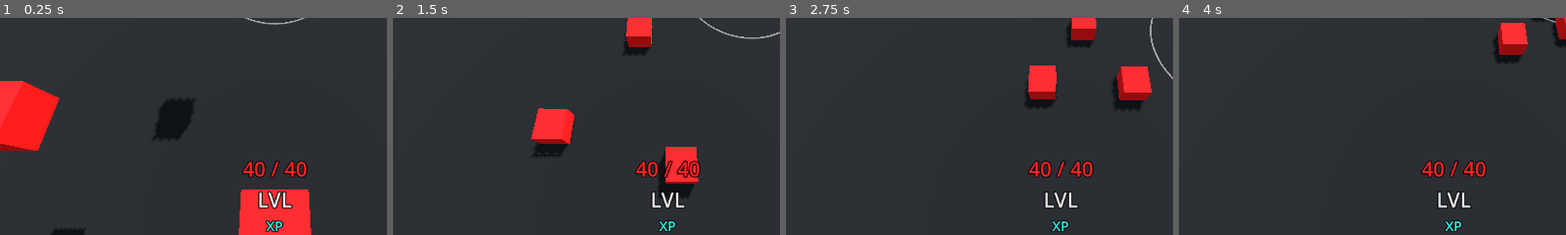
Above: before the commit, frames 1-4 (left to right).
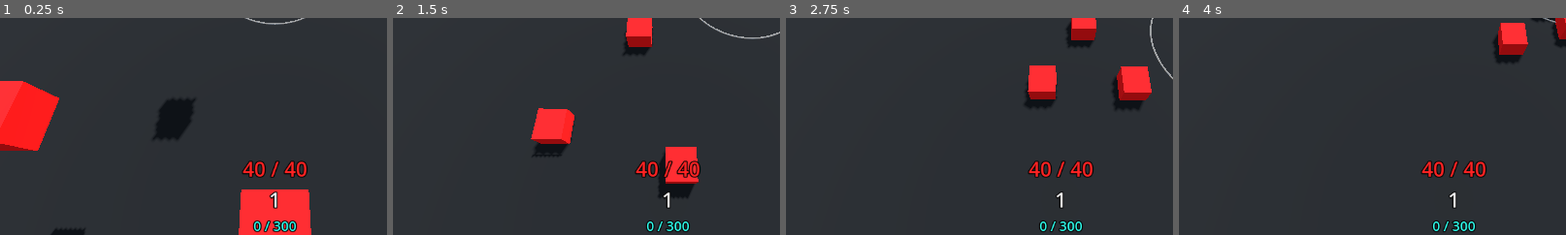
Above: after the commit, the same moments.

Repository: KamPit0605/gdc-project--dice-challenge
Game: Godot game, scene res://Scenes/prototype.tscn
The game is run twice, just before and just after one commit, with the same random seed, the same clock (stepped at 60 frames per second) and the same inputs.
Inputs (mouse positions are % of the whole screen's width and height, from its top left):
- Up to frame 1 (0.25 s): no input
- Up to frame 2 (1.5 s): tap Enter (ui_accept) at 0.5, 0.77 s; move the mouse to (72, 45) at 0.52 s; hold D (Move_Right) 0.53-1.28 s; click (72, 45) at 0.6 s; move the mouse to (30, 55) at 1.27 s; hold S (Move_Backward) from 1.28 s (still down); tap Z (Auto_Attack) at 1.35 s
- Up to frame 3 (2.75 s): tap Enter (ui_accept) at 1.52 s; move the mouse to (60, 28) at 2.02 s; release S (Move_Backward) at 2.03 s; hold D (Move_Right) from 2.03 s (still down); click (60, 28) at 2.1 s
- Up to frame 4 (4 s): move the mouse to (45, 70) at 2.77 s; release D (Move_Right) at 2.78 s; hold W (Move_Forward) 2.78-3.53 s; tap Z (Auto_Attack) at 2.85 s; tap Enter (ui_accept) at 3.02, 3.77 s; move the mouse to (80, 65) at 3.52 s; hold A (Move_Left) from 3.53 s (still down); click (80, 65) at 3.6 s
The pictures show only the part of the screen within x 15-64%, y 50-100%; the shares and areas given below are measured in that part.

The runs differ from the first frame. In frame 1, 1.0% of the frame differs, in the area x 65-77%, y 79-99%; in frame 2, 0.8%; in frame 3, 0.8%; in frame 4, 0.8%.

Commit message:
2026-3-23 | XP and Level Implemented
XP has been implemented

Enemies have XP to give after death

UI for Leveling and XP is now implemented

GlobalPlayerScript gdscript had a massive overhaul
 - PlayerXP and Leveling XP are added variables
 - There's a quota variable for XP
 - There's a boolean for giving Player some health
 - functions for leveling up and Player level changing

Player's "Health" function is now utilized and altered with referenced to the GlobalPlayerScript.

Level Up Text (and Timer) is added to the Player Node & script

Diff:
--- a/Characters/Player/player_dice.tscn
+++ b/Characters/Player/player_dice.tscn
@@ -164,6 +164,18 @@
 [node name="DamageCooldown" type="Timer" parent="." unique_id=854988240]
 wait_time = 0.1
 
+[node name="Text" type="Node" parent="." unique_id=1145853234]
+
+[node name="LevelUpText" type="Label3D" parent="Text" unique_id=1589136182]
+transform = Transform3D(1, 0, 0, 0, 0.49999997, 0.86602545, 0, -0.86602545, 0.49999997, 0, 2, 0)
+visible = false
+modulate = Color(0.15686275, 0.83137256, 0.78039217, 1)
+text = "LEVEL UP"
+font_size = 100
+
+[node name="TextCountdown" type="Timer" parent="Text" unique_id=953081442]
+wait_time = 2.0
+
 [connection signal="area_entered" from="PlayerTrigger" to="." method="_on_player_trigger_area_entered"]
 [connection signal="area_exited" from="PlayerTrigger" to="." method="_on_player_trigger_area_exited"]
 [connection signal="area_entered" from="Attacking/AttackTrigger" to="." method="_on_attack_trigger_area_entered"]
--- a/Scenes/prototype.tscn
+++ b/Scenes/prototype.tscn
@@ -218,14 +218,28 @@
 [node name="DamageCooldown" type="Timer" parent="PlayerDice" unique_id=541043245]
 wait_time = 0.1
 
-[node name="Timers" type="Node" parent="." unique_id=1503358901]
-
-[node name="SpawnerCooldown" type="Timer" parent="Timers" unique_id=561025002]
+[node name="Text" type="Node3D" parent="PlayerDice" unique_id=1061698346]
+
+[node name="LevelUpText" type="Label3D" parent="PlayerDice/Text" unique_id=695362746]
+transform = Transform3D(1, 0, 0, 0, 0.49999997, 0.86602545, 0, -0.86602545, 0.49999997, 0, 2, 0)
+visible = false
+modulate = Color(0.15686275, 0.83137256, 0.78039217, 1)
+text = "LEVEL UP"
+font_size = 100
+
+[node name="TextCountdown" type="Timer" parent="PlayerDice/Text" unique_id=1527374984]
+wait_time = 2.0
+
+[node name="Timers" type="Node" parent="PlayerDice" unique_id=1503358901]
+
+[node name="SpawnerCooldown" type="Timer" parent="PlayerDice/Timers" unique_id=561025002]
 autostart = true
 
 [node name="Globals" type="Node" parent="." unique_id=1647484007]
 
 [node name="EnemySpawning" type="Node" parent="Globals" unique_id=1794180242]
+
+[node name="PlayerScript" type="Node" parent="Globals" unique_id=857733540]
 
 [node name="Enemy Spawner" parent="." unique_id=1095715711 node_paths=PackedStringArray("targetPlayer", "TopPositionMarker", "BottomPositionMarker", "TopMidReset", "BottomMidReset") instance=ExtResource("3_6koui")]
 targetPlayer = NodePath("../PlayerDice")
@@ -246,4 +260,5 @@
 [connection signal="timeout" from="PlayerDice/Attacking/Attacking" to="PlayerDice" method="_on_attacking_timeout"]
 [connection signal="timeout" from="PlayerDice/Attacking/AttackCooldown" to="PlayerDice" method="_on_attack_cooldown_timeout"]
 [connection signal="timeout" from="PlayerDice/DamageCooldown" to="PlayerDice" method="_on_damage_cooldown_timeout"]
-[connection signal="timeout" from="Timers/SpawnerCooldown" to="Globals/EnemySpawning" method="_on_spawner_cooldown_timeout"]
+[connection signal="timeout" from="PlayerDice/Text/TextCountdown" to="PlayerDice" method="_on_text_countdown_timeout"]
+[connection signal="timeout" from="PlayerDice/Timers/SpawnerCooldown" to="Globals/EnemySpawning" method="_on_spawner_cooldown_timeout"]
--- a/Scripts/Enemy/enemy_low_dice.gd
+++ b/Scripts/Enemy/enemy_low_dice.gd
@@ -11,6 +11,10 @@
 var PlayerAttackTrigger: bool = false #entered player's Area3D
 var DamageCooldown: bool = false
 var DamageCooldownF: float = 0.5
+
+#--XP--
+var XP: int = 60
+
 #--MOVEMENT--
 var SPEED = 3.0
 
@@ -74,6 +78,8 @@
 
 func _Health():
 	if Health <= 0:
+		GlobalPlayerScript.PlayerXP += XP
+		GlobalPlayerScript.LevelUpXP += XP
 		queue_free()
 		#self.visible = false
 		#FollowPlayer = false
--- a/Scripts/Enemy/enemy_strong_dice.gd
+++ b/Scripts/Enemy/enemy_strong_dice.gd
@@ -11,6 +11,10 @@
 var PlayerAttackTrigger: bool = false #entered player's Area3D
 var DamageCooldown: bool = false
 var DamageCooldownF: float = 0.5
+
+#--XP--
+var XP: int = 180
+
 #--MOVEMENT--
 var SPEED = 3.0
 
@@ -74,6 +78,8 @@
 
 func _Health():
 	if Health <= 0:
+		GlobalPlayerScript.PlayerXP += XP
+		GlobalPlayerScript.LevelUpXP += XP
 		queue_free()
 		#self.visible = false
 		#FollowPlayer = false
--- a/Scripts/Player/Global_PlayerScript.gd
+++ b/Scripts/Player/Global_PlayerScript.gd
@@ -3,9 +3,46 @@
 
 var Attacking: bool = false
 
+var PlayerLevel: int = 1
+
+var PlayerXP: float = 0
+var LevelUpXP: float = 0
+var LevelUpQuota: int = 300
+
+var GainHealthBool: bool
+
 # Called when the node enters the scene tree for the first time.
 func _ready():
 	pass # Replace with function body.
 # Called every frame. 'delta' is the elapsed time since the previous frame.
-func _process(delta):
-	pass
+func _process(_delta):
+	LevelingUp()
+	XPXP(PlayerLevel)
+	print(LevelUpQuota)
+
+
+func LevelingUp():
+	if LevelUpXP >= LevelUpQuota:
+		PlayerLevel += 1;
+		GainHealthBool = true
+		LevelUpXP = 0;
+
+func XPXP(Level):
+	if Level == 2:
+		LevelUpQuota = 900
+	elif Level == 3:
+		LevelUpQuota = 1320
+	elif Level == 4:
+		LevelUpQuota = 1800
+	elif Level == 5:
+		LevelUpQuota = 2400
+	elif Level == 6:
+		LevelUpQuota = 3120
+	elif Level == 7:
+		LevelUpQuota = 3840
+	elif Level == 8:
+		LevelUpQuota = 4560
+	elif Level == 9:
+		LevelUpQuota = 5280
+	elif Level == 10:
+		LevelUpQuota = 6000
--- a/Scripts/Player/player_dice.gd
+++ b/Scripts/Player/player_dice.gd
@@ -9,6 +9,8 @@
 @export var PlayerTrigger = Area3D
 @export var AttackTrigger = Area3D
 
+@onready var LevelUpText = $Text/LevelUpText
+@onready var TextCountdown = $Text/TextCountdown
 
 #--MOVEMENT--
 var SPEED = 5.0
@@ -55,6 +57,8 @@
 			EnableAutoAttack = true
 		else:
 			EnableAutoAttack = false
+
+	PlayerHealth()
 
 func _physics_process(delta):
 	# Add the gravity.
@@ -121,6 +125,12 @@
 func PlayerHealth():
 	if HEALTH >= MaxHealth:
 		HEALTH = MaxHealth
+	if GlobalPlayerScript.GainHealthBool == true:
+		HEALTH += 5
+		MaxHealth += 5
+		LevelUpText.visible = true
+		TextCountdown.start(2.0)
+		GlobalPlayerScript.GainHealthBool = false
 
 func TakingDamage():
 	HEALTH -= Damage
@@ -137,6 +147,9 @@
 func _on_damage_cooldown_timeout():
 	DamageTaken = false
 
+func _on_text_countdown_timeout():
+	LevelUpText.visible = false
+
 
 func _on_player_trigger_area_exited(area):
 	pass # Replace with function body.
--- a/Scripts/UI/UiScript.gd
+++ b/Scripts/UI/UiScript.gd
@@ -6,7 +6,7 @@
 @onready var HealthUI = $HealthLevelXP/HealthUI
 @onready var LevelUI = $HealthLevelXP/LevelUI
 @onready var XPUI = $HealthLevelXP/XPUI
-
+#GlobalPlayerScript
 
 # Called when the node enters the scene tree for the first time.
 func _ready():
@@ -17,4 +17,8 @@
 func _process(delta):
 	HealthUI.text = str(Player.HEALTH) + " / " + str(Player.MaxHealth)
 
+	LevelUI.text = str(GlobalPlayerScript.PlayerLevel)
+
+	var LevelUpXPString = "%.0f" % GlobalPlayerScript.LevelUpXP
+	XPUI.text = str(LevelUpXPString) + " / " + str(GlobalPlayerScript.LevelUpQuota)
 	#pass
